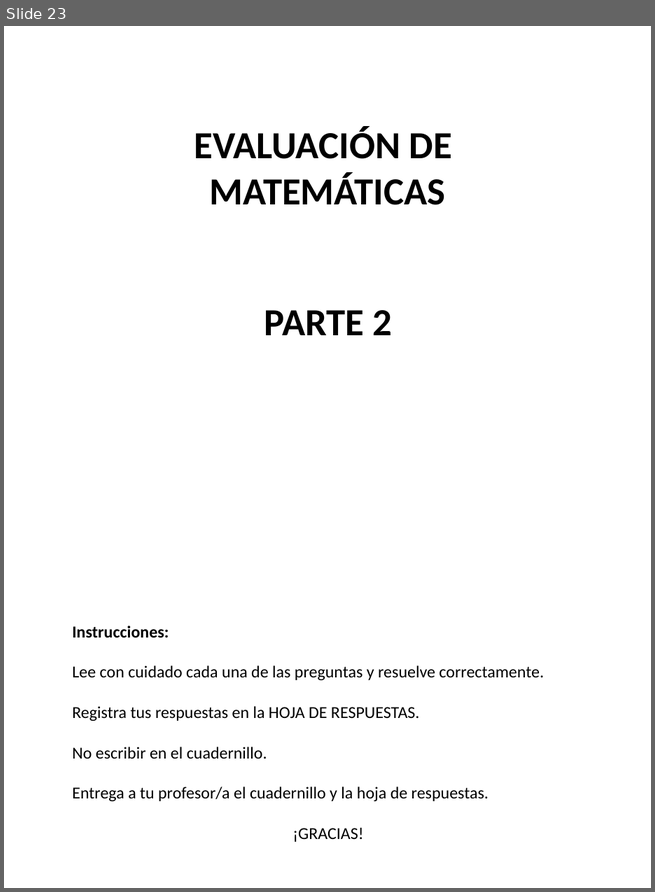
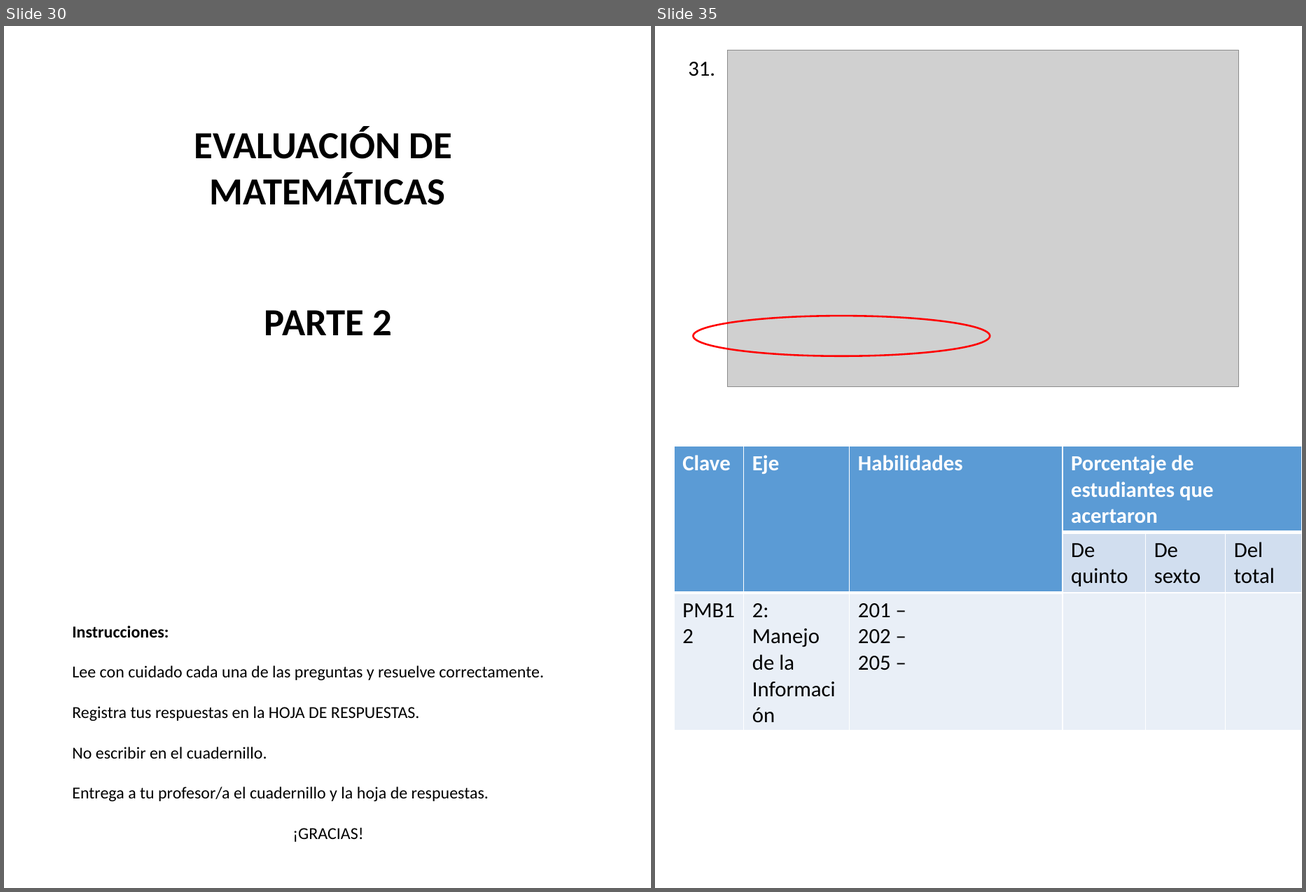
Before and after one commit to Adrifelcha/afchavez-019, a slide deck: Lancaster/Reporte_02_Q-Preliminar/Info_per_Item.pptx. Shown side by side, each under a label of ours: slide 23 before the commit, slides 30 and 35 after it; the slides between them are not shown. The pictures are 655x892 and 1306x892 pixels, drawn with LibreOffice and Linux fonts; fonts in the diff are those of the drawing; grey boxes stand for pictures. Boxes give left, top, right and bottom in pixels: in the first picture for what was removed or moved away, otherwise in the second. Text is boxed around its words. In the diff, an @@ line names an element or a change of style, - is before the commit and + after.

```diff
--- a/Lancaster/Reporte_02_Q-Preliminar/Info_per_Item.pptx
+++ b/Lancaster/Reporte_02_Q-Preliminar/Info_per_Item.pptx
@@ slide 35 added at (655, 26, 1302, 888), background #FFFFFF @@
@@ text added at (688, 62, 715, 76), 18 pt, text #000000 @@
+31.
@@ picture added at (727, 50, 1239, 387) @@
@@ ellipse added at (693, 316, 990, 356), outline #FF0000 1.5 pt @@
@@ table added at (674, 446, 1302, 674), 3 rows, 6 columns @@
+Clave | Eje | Habilidades | Porcentaje de estudiantes que acertaron |  | 
+ |  |  | De quinto | De sexto | Del total
+PMB12 | 2: / Manejo de la Información | 201 – / 202 – / 205 – |  |  | 
@@ what was slide 23 is now slide 30 @@
```
Also in this commit, not shown: 22 slides changed, 22 other slides added, 2 slides removed, 1 other file.
